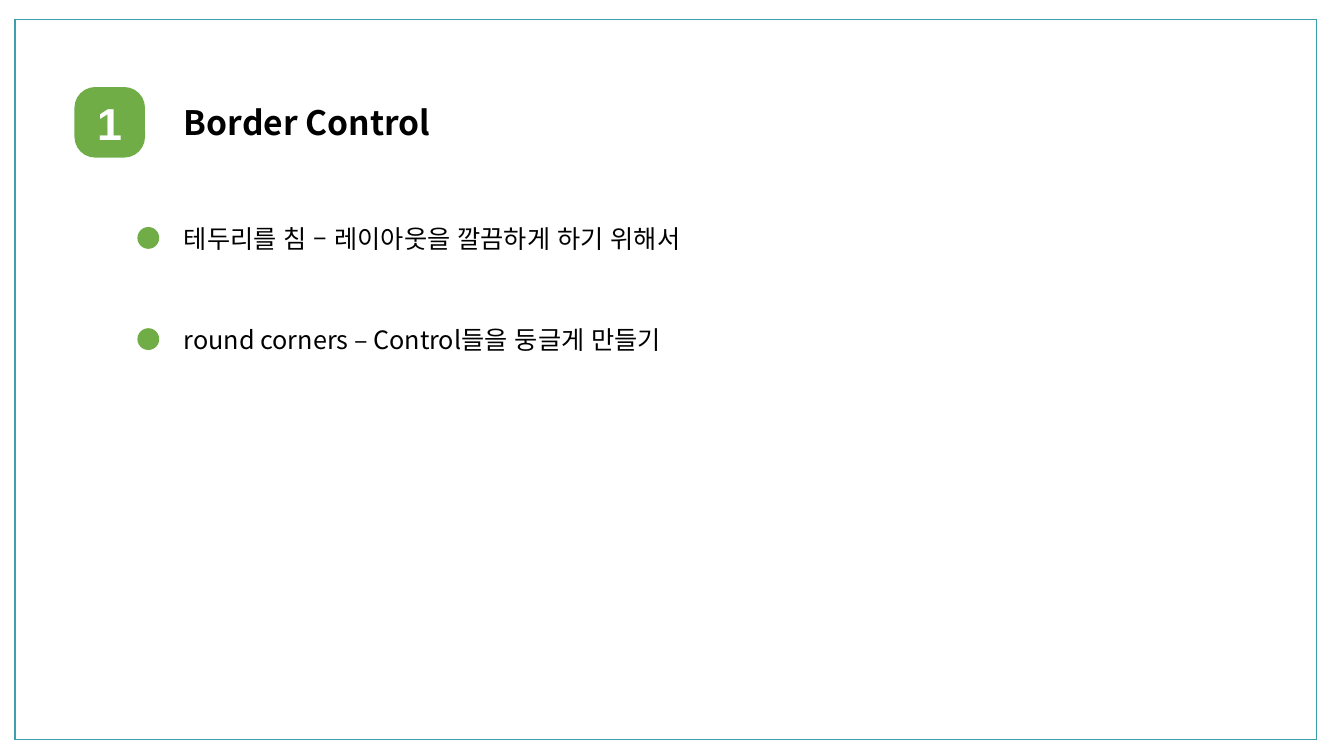
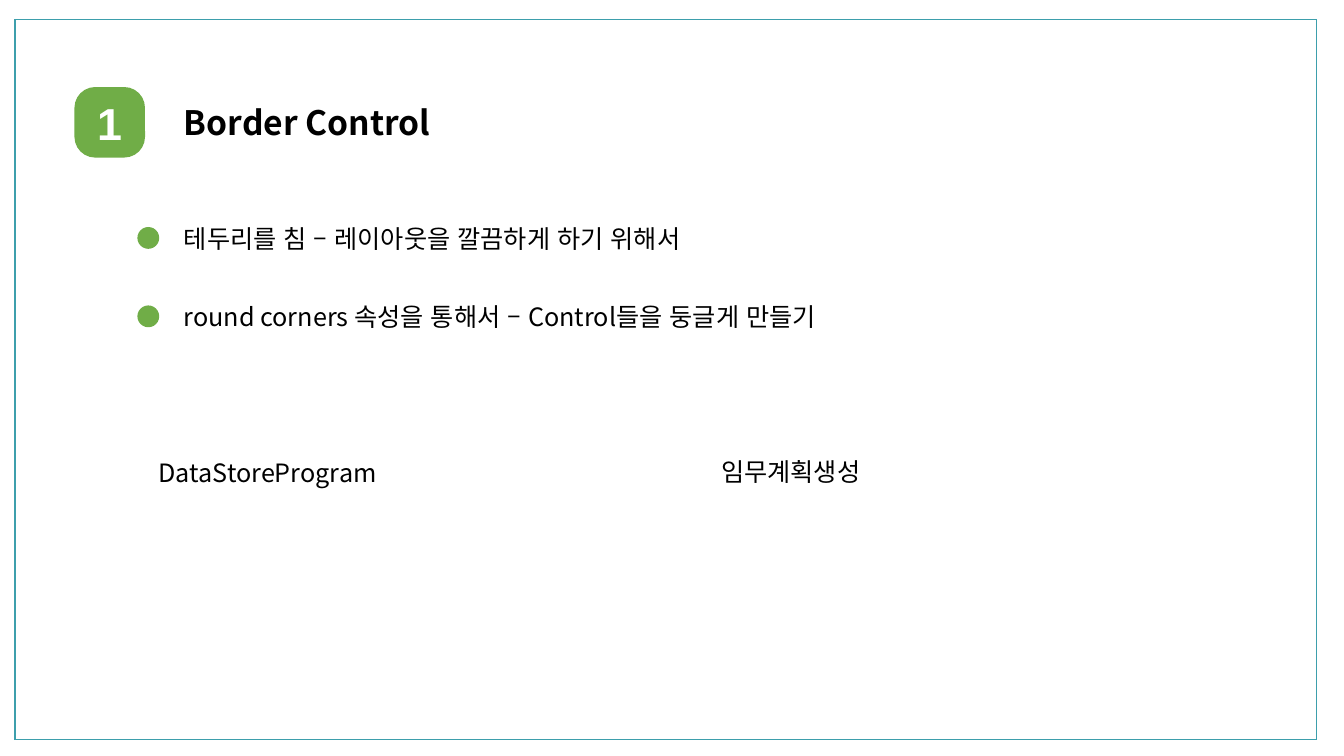
Before and after one commit to WooyongLee/TestApp-CsharpWpf, a slide deck: slide 3 of MiscControl/Miscellaneous Control 발표준비_이우용.pptx. Drawn at 1344x756 pixels with LibreOffice and Linux fonts; fonts in the diff are those of the drawing. Boxes give left, top, right and bottom in pixels: in the first picture for what was removed or moved away, otherwise in the second. Text is boxed around its words. In the diff, an @@ line names an element or a change of style, - is before the commit and + after.

```diff
--- a/MiscControl/Miscellaneous Control 발표준비_이우용.pptx
+++ b/MiscControl/Miscellaneous Control 발표준비_이우용.pptx
@@ ellipse: place and size @@
-ellipse at (137, 329, 159, 351)
+ellipse at (137, 306, 159, 328)
@@ text at (184, 305, 816, 328): text changed @@
-round corners – Control들을 둥글게 만들기
+round corners 속성을 통해서 – Control들을 둥글게 만들기
@@ text added at (159, 463, 377, 488), 18 pt, text #000000 @@
+DataStoreProgram
@@ text added at (721, 460, 860, 483), 18 pt, text #000000 @@
+임무계획생성
```
Also in this commit, not shown: 2 other slides changed, 6 slides added, 4 slides removed.
